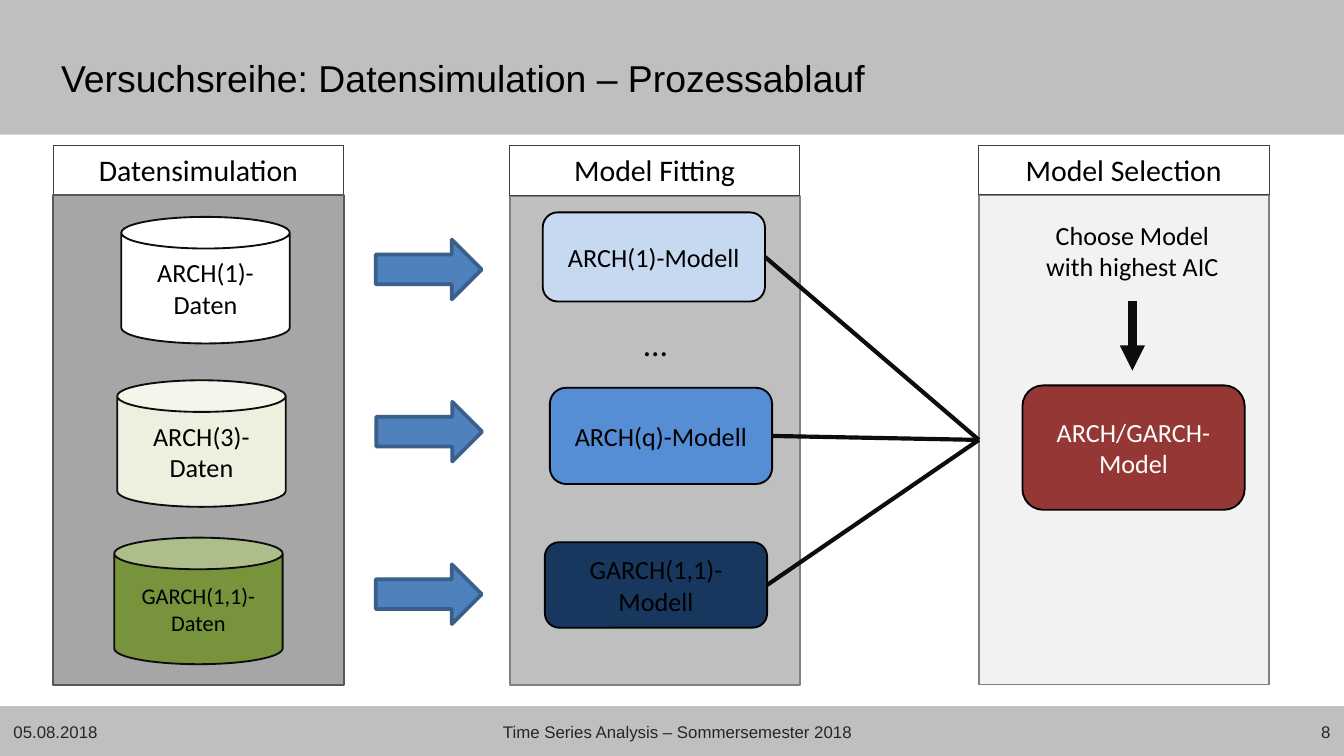
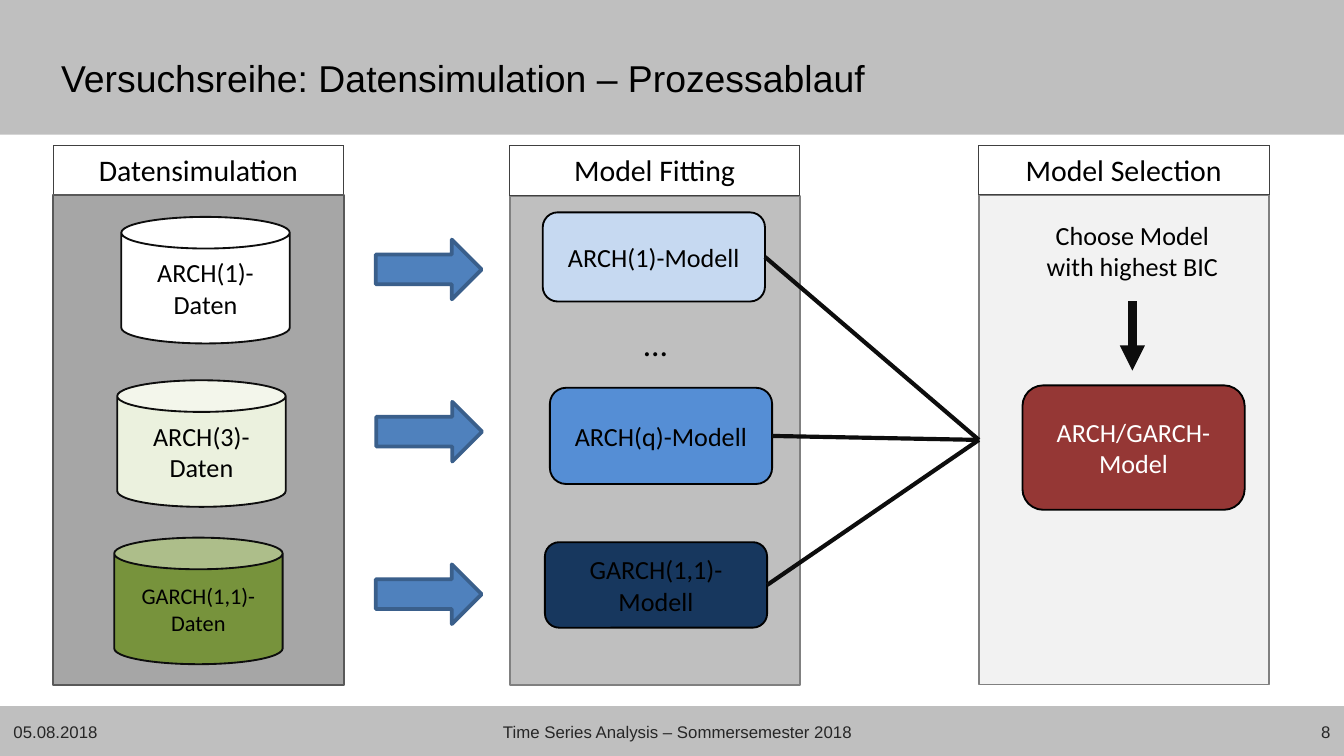
Before and after one commit to Janis90/time-series-anaysis, a slide deck: slide 8 of presentation/tsa_presentation_final.pptx. Drawn at 1344x756 pixels with LibreOffice and Linux fonts; fonts in the diff are those of the drawing; background and template pictures are left out. Boxes give left, top, right and bottom in pixels: in the first picture for what was removed or moved away, otherwise in the second. Text is boxed around its words. In the diff, an @@ line names an element or a change of style, - is before the commit and + after.

```diff
--- a/presentation/tsa_presentation_final.pptx
+++ b/presentation/tsa_presentation_final.pptx
@@ text at [1047, 227, 1218, 281]: text changed @@
-Choose Model with highest AIC
+Choose Model with highest BIC
```
Also in this commit, not shown: 5 other slides changed, 12 other files.
